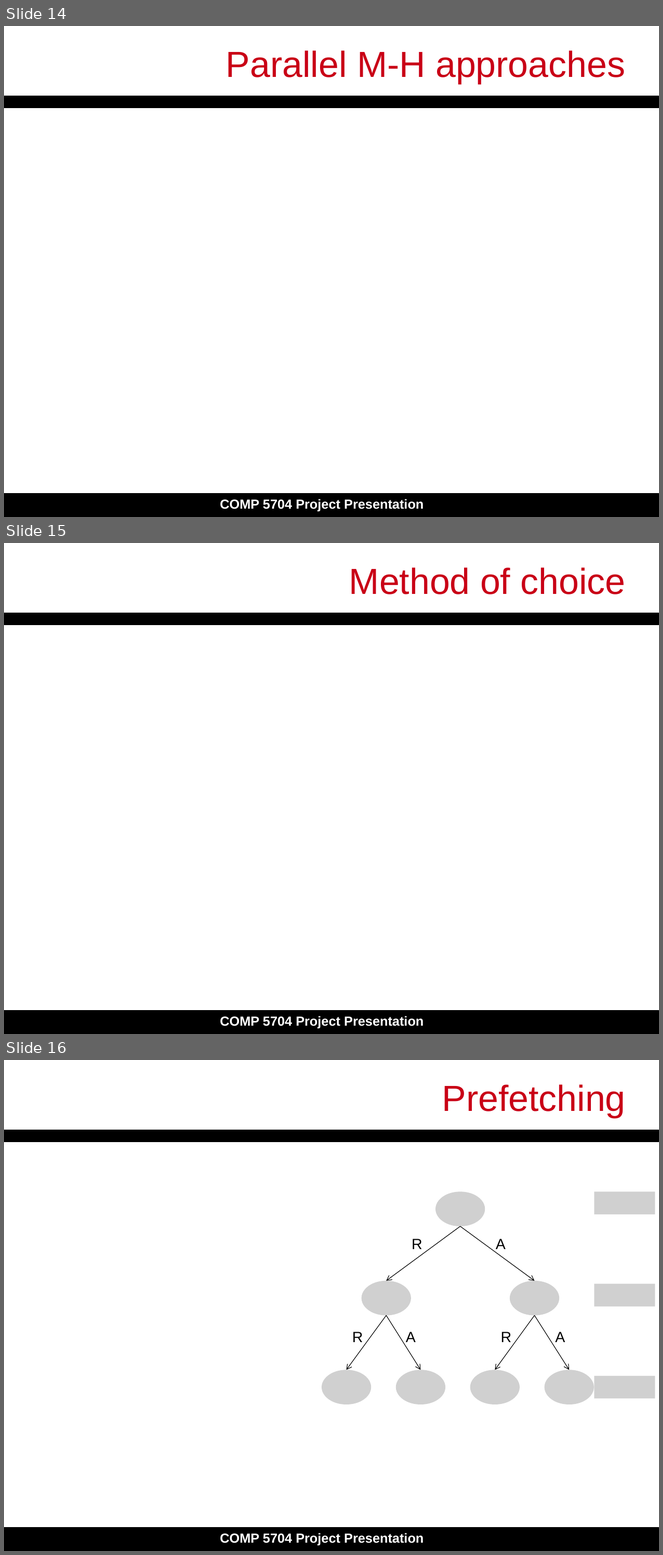
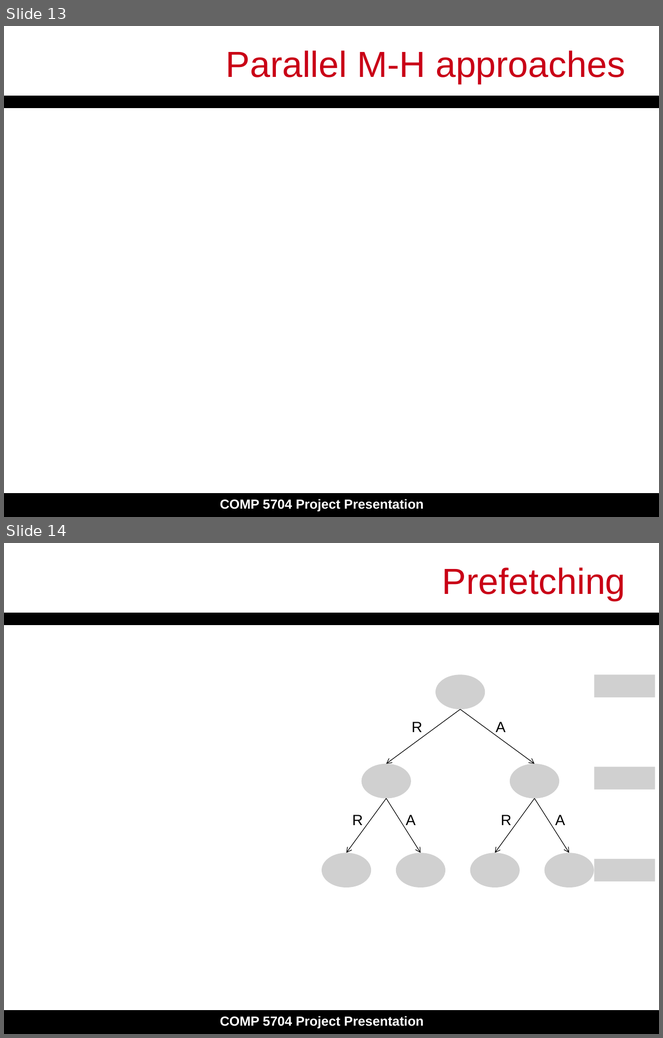
Before and after one commit to bbejanov/parMH, a slide deck: Slide_Presentation.pptx. Shown one above the other, each under a label of ours: slides 14, 15 and 16 before the commit, slides 13 and 14 after it. The pictures are 663x1555 and 663x1038 pixels, drawn with LibreOffice and Linux fonts; fonts in the diff are those of the drawing; grey boxes stand for pictures. Boxes give left, top, right and bottom in pixels: in the first picture for what was removed or moved away, otherwise in the second. Text is boxed around its words. In the diff, an @@ line names an element or a change of style, - is before the commit and + after.

```diff
--- a/Slide_Presentation.pptx
+++ b/Slide_Presentation.pptx
@@ slide 15 removed at <box>4,543,659,1034</box>, background #FFFFFF; not listed: 3 template elements that a slide beside it also shows @@
@@ title removed at <box>349,567,626,594</box> @@
-Method of choice
@@ what was slide 14 is now slide 13 @@
@@ what was slide 16 is now slide 14 @@
```
Also in this commit, not shown: 9 slides changed, 1 slide added, 2 other slides removed, 10 other files.
